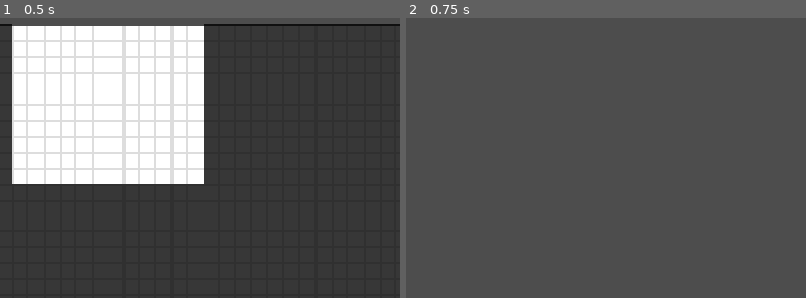
Above: before the commit, frames 1-2 (left to right).
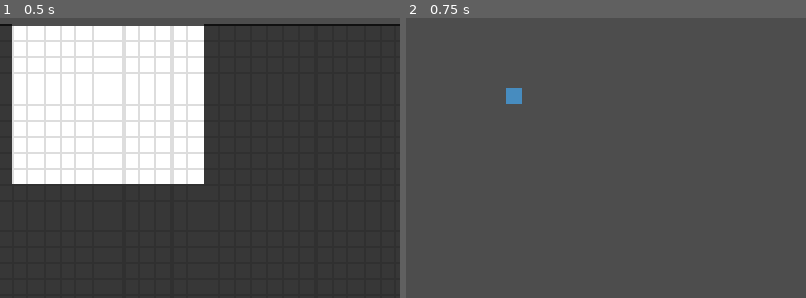
Above: after the commit, the same moments.

Repository: Cryatonic/mage-s-manor
Game: Godot game, scene res://scenes/test_game.tscn
The game is run twice, just before and just after one commit, with the same random seed, the same clock (stepped at 60 frames per second) and the same inputs. Before the commit the project has no main scene; this scene is started directly in both runs. The engine's default icon, where the game draws it, is replaced by a stand-in: a white triangle on a blue panel in a dark square.
Inputs:
- Up to frame 1 (0.5 s): no input
- Up to frame 2 (0.75 s): click "Upgrades" at 0.5 s
The pictures show only the part of the screen within x 36-86%, y 36-86%; the shares and areas given below are measured in that part.

Frame 1 is identical in both runs. In frame 2, 0.2% of the frame differs, in the area x 25-29%, y 25-31%.

Commit message:
Upgrades People
Getting the ability to purchase upgrades working.

Diff:
--- a/project.godot
+++ b/project.godot
@@ -11,6 +11,7 @@
 [application]
 
 config/name="Mage's Manor"
+run/main_scene="uid://jnodm4k3f7mc"
 config/features=PackedStringArray("4.7", "Forward Plus")
 config/icon="res://icon.svg"
 
@@ -47,6 +48,7 @@
 
 2d_physics/layer_1="SlotHitbox"
 2d_physics/layer_2="TilesetHitbox"
+2d_physics/layer_3="UpgradeHitbox"
 
 [physics]
 
--- a/scenes/base_upgrade.tscn
+++ b/scenes/Upgrades/base_upgrade.tscn
@@ -1,20 +1,25 @@
 [gd_scene format=3 uid="uid://tjsk5jpku4em"]
 
-[ext_resource type="Script" uid="uid://8opkcfhl0pg3" path="res://scripts/base_upgrade.gd" id="1_kcdhp"]
-[ext_resource type="Texture2D" uid="uid://bjwcc32w8nmiq" path="res://icon.svg" id="2_solpc"]
+[ext_resource type="Script" uid="uid://8opkcfhl0pg3" path="res://scripts/Upgrades/base_upgrade.gd" id="1_o0nn6"]
+[ext_resource type="Texture2D" uid="uid://bjwcc32w8nmiq" path="res://icon.svg" id="2_c1284"]
 
 [sub_resource type="RectangleShape2D" id="RectangleShape2D_1scci"]
 size = Vector2(16, 16)
 
 [node name="BaseUpgrade" type="Node2D" unique_id=670764094]
-script = ExtResource("1_kcdhp")
+script = ExtResource("1_o0nn6")
 
 [node name="Sprite2D" type="Sprite2D" parent="." unique_id=42463178]
-texture = ExtResource("2_solpc")
+texture = ExtResource("2_c1284")
 region_enabled = true
 region_rect = Rect2(64, 64, 16, 16)
 
 [node name="Area2D" type="Area2D" parent="." unique_id=1635833700]
+collision_layer = 4
+collision_mask = 4
 
 [node name="CollisionShape2D" type="CollisionShape2D" parent="Area2D" unique_id=783666390]
 shape = SubResource("RectangleShape2D_1scci")
+
+[connection signal="clicked" from="." to="." method="_on_clicked"]
+[connection signal="mouse_entered" from="Area2D" to="." method="_on_area_2d_mouse_entered"]
--- /dev/null
+++ b/scenes/Upgrades/efficient_research.tscn
@@ -0,0 +1,12 @@
+[gd_scene format=3 uid="uid://chx1ipunxn17g"]
+
+[ext_resource type="PackedScene" uid="uid://tjsk5jpku4em" path="res://scenes/Upgrades/base_upgrade.tscn" id="1_cpxc2"]
+[ext_resource type="Script" uid="uid://jx4l53c37814" path="res://scripts/Upgrades/efficient_research.gd" id="2_0ys48"]
+
+[node name="EfficientResearch" unique_id=670764094 instance=ExtResource("1_cpxc2")]
+script = ExtResource("2_0ys48")
+max_num_buy = 5
+upgrade_name = "Efficient Research"
+
+[node name="Sprite2D" parent="." index="0" unique_id=42463178]
+region_rect = Rect2(32, 32, 16, 16)
--- a/scenes/upgrades_screen.tscn
+++ b/scenes/upgrades_screen.tscn
@@ -1,6 +1,10 @@
 [gd_scene format=3 uid="uid://bntrvariu3era"]
 
 [ext_resource type="Script" uid="uid://cqplju3ptyay1" path="res://scripts/upgrade_screen.gd" id="1_mh8j6"]
+[ext_resource type="PackedScene" uid="uid://chx1ipunxn17g" path="res://scenes/Upgrades/efficient_research.tscn" id="2_iswj5"]
 
 [node name="UpgradesScreen" type="Node2D" unique_id=243193083]
 script = ExtResource("1_mh8j6")
+
+[node name="EfficientResearch" parent="." unique_id=670764094 instance=ExtResource("2_iswj5")]
+position = Vector2(400, 280)
--- /dev/null
+++ b/scripts/Upgrades/base_upgrade.gd
@@ -0,0 +1,69 @@
+extends Node2D
+class_name BaseUpgrade
+
+@warning_ignore("unused_signal")
+signal clicked
+
+@export var upgrades : Array[BaseUpgradeStrategy]
+
+@export var max_num_buy : int = 0
+var curr_num_buy : int = 0
+
+@export var upgrade_name : String = ""
+@export var upgrade_costs : Array[Array] = []
+
+
+# Called when the node enters the scene tree for the first time.
+func _ready() -> void:
+	set_upgrade_costs()
+	determine_upgrade_costs(upgrade_costs.duplicate())
+
+
+# Called every frame. 'delta' is the elapsed time since the previous frame.
+func _process(_delta: float) -> void:
+	pass
+
+func set_upgrade_costs() -> void:
+	pass
+
+func determine_upgrade_costs(up_list : Array[Array]) -> void:
+	var valid_upgrade_indexes : Array[int] = []
+
+	for u in range(0, upgrade_costs.size()):
+		#Check that variable is an 2-long Array
+		if up_list[u] is not Array: continue
+		if up_list[u].size() != 2: continue
+		#Check that first variable is a Resource key
+		if up_list[u][0] is not String: continue
+		if not ResourcesHolder.resources_held.has(up_list[u][0]): continue
+		#Check that second variable is an integer
+		if up_list[u][1] is not int: continue
+		valid_upgrade_indexes.append(u)
+
+	upgrade_costs.clear()
+	for i in valid_upgrade_indexes:
+		upgrade_costs.append(up_list[i])
+
+func buy_upgrade() -> void:
+	if curr_num_buy >= max_num_buy: return
+
+	var can_buy : bool = true
+
+	for cost in upgrade_costs:
+		if ResourcesHolder.resources_held[cost[0]] < cost[1] * (pow(2, curr_num_buy)):
+			can_buy = false
+			break
+
+	if can_buy:
+		curr_num_buy += 1
+		for cost in upgrade_costs:
+			ResourcesHolder.resources_held[cost[0]] -= cost[1]
+		print("y")
+
+func _on_area_2d_mouse_entered() -> void:
+	print(upgrade_name)
+
+
+func _on_clicked() -> void:
+	print(upgrade_name + " was clicked.")
+	buy_upgrade()
--- /dev/null
+++ b/scripts/Upgrades/base_upgrade_strategy.gd
@@ -0,0 +1,15 @@
+extends Resource
+class_name BaseUpgradeStrategy
+
+enum UpgradeTypes {Player, Building}
+#Player or Building Upgrade
+@export var type: UpgradeTypes
+
+enum ValidBuildings {Manor, Farm, Mine, Pasture}
+@export var buildings : Array[ValidBuildings]
+
+func add_upgrade(up_obj : Node2D) -> void:
+	pass
+
+func remove_upgrade(up_obj : Node2D) -> void:
+	pass
--- /dev/null
+++ b/scripts/Upgrades/efficient_research.gd
@@ -0,0 +1,7 @@
+extends BaseUpgrade
+class_name EfficResUpgrade
+
+func set_upgrade_costs() -> void:
+	upgrade_costs = [
+		["Knowledge", 25]
+	]
--- a/scripts/base_building.gd
+++ b/scripts/base_building.gd
@@ -33,6 +33,7 @@
 func toggle_active(toggle : bool) -> void:
 	active = toggle
 
+	build_piece_test.toggle_active(active)
 	if built: resource_generator.emit_signal("generating", active)
 
 func set_resource_and_shape() -> void:
--- a/scripts/base_upgrade.gd
+++ /dev/null
@@ -1,14 +0,0 @@
-extends Node2D
-class_name BaseUpgrade
-
-@export var upgrades : Array[BaseUpgradeStrategy]
-
-
-# Called when the node enters the scene tree for the first time.
-func _ready() -> void:
-	pass # Replace with function body.
-
-
-# Called every frame. 'delta' is the elapsed time since the previous frame.
-func _process(_delta: float) -> void:
-	pass
--- a/scripts/base_upgrade_strategy.gd
+++ /dev/null
@@ -1,6 +0,0 @@
-extends Resource
-class_name BaseUpgradeStrategy
-
-enum UpgradeTypes {Player, Building}
-#Player or Building Upgrade
-@export var type: UpgradeTypes
--- a/scripts/build_piece_test.gd
+++ b/scripts/build_piece_test.gd
@@ -106,3 +106,7 @@
 
 	global_position = total_glob_pos - total_pos
 	owner.built = true
+
+func toggle_active(toggle : bool) -> void:
+	for hb in hitbox_tiles.get_children():
+		hb.get_node("Area2D/CollisionShape2D").disabled = !toggle
--- a/scripts/farm_building.gd
+++ b/scripts/farm_building.gd
@@ -3,8 +3,8 @@
 
 func set_resource_and_shape() -> void:
 	resources = [
-		["Plant Products", 1.0, 2.5, 0.0],
-		["Food", 1.0, 2.5, 0.0]
+		["Plant Products", 1.0, 1.0, 2.5, 0.0],
+		["Food", 1.0, 1.0, 2.5, 0.0]
 	]
 
 	shape = [
--- a/scripts/game_screen.gd
+++ b/scripts/game_screen.gd
@@ -5,8 +5,8 @@
 
 var active : bool = true
 
-var clicked_obj : Node2D = null
-var hover_objs : Array = []
+#var clicked_obj : Node2D = null
+#var hover_objs : Array = []
 
 var build_mode : bool = true
 
@@ -33,37 +33,37 @@
 func _process(_delta: float) -> void:
 	if not active: return
 
-	hover_objs = get_objects_mouse_hover()
-	if clicked_obj != null:
-		clicked_obj.global_position = get_global_mouse_position()
-		if clicked_obj is BuildPieceTest:
-			clicked_obj.hovering()
+	#hover_objs = get_objects_mouse_hover()
+	if owner.clicked_obj != null:
+		owner.clicked_obj.global_position = get_global_mouse_position()
+		if owner.clicked_obj is BuildPieceTest:
+			owner.clicked_obj.hovering()
 
 func _input(event: InputEvent) -> void:
 	if not active: return
 
 	if event.is_action_pressed("select") and build_mode:
-		for obj in hover_objs:
+		for obj in owner.hover_objs:
 			#print(obj)
-			if obj == clicked_obj:
-				clicked_obj = null
+			if obj == owner.clicked_obj:
+				owner.clicked_obj = null
 				break
 			if obj is BuildPieceTest:
-				clicked_obj = obj
+				owner.clicked_obj = obj
 				break
-	if event.is_action_released("select") and clicked_obj != null:
-		if clicked_obj is BuildPieceTest: clicked_obj.slot()
-		clicked_obj = null
+	if event.is_action_released("select") and owner.clicked_obj != null:
+		if owner.clicked_obj is BuildPieceTest: owner.clicked_obj.slot()
+		owner.clicked_obj = null
 
 	if event.is_action_pressed("rotate_building") and build_mode:
-		if clicked_obj == null: pass
-		if clicked_obj is not BuildPieceTest: pass
-		clicked_obj.owner.rotation += PI/2
-		while clicked_obj.owner.rotation >= 2 * PI:
-			clicked_obj.owner.rotation -= 2 * PI
+		if owner.clicked_obj == null: pass
+		if owner.clicked_obj is not BuildPieceTest: pass
+		owner.clicked_obj.owner.rotation += PI/2
+		while owner.clicked_obj.owner.rotation >= 2 * PI:
+			owner.clicked_obj.owner.rotation -= 2 * PI
 
 	if event.is_action_pressed("select") and not build_mode:
-		for obj in hover_objs:
+		for obj in owner.hover_objs:
 			if obj is BuildPieceTest: obj.owner.work_click(2.0)
 
 	if event.is_action_pressed("toggle_build"):
@@ -106,5 +106,7 @@
 
 	visible = active
 
+	for hb in hitbox_layer.get_children():
+		hb.get_node("Area2D/CollisionShape2D").disabled = !active
 	for build : BaseBuilding in get_node("Buildings").get_children():
 			build.toggle_active(active)
--- a/scripts/manor.gd
+++ b/scripts/manor.gd
@@ -4,8 +4,8 @@
 
 func set_resource_and_shape() -> void:
 	resources = [
-	["Knowledge", 1.0, 1.0, 0.0],
-	["Arcane Esoterica", 1.0, 10.0, 0.0]
+	["Knowledge", 1.0, 1.0, 1.0, 0.0],
+	["Arcane Esoterica", 1.0, 1.0, 10.0, 0.0]
 ]
 	shape = [
 		[1,1,1,1,1,1,1],
--- a/scripts/mine_building.gd
+++ b/scripts/mine_building.gd
@@ -3,8 +3,8 @@
 
 func set_resource_and_shape() -> void:
 	resources = [
-		["Minerals", 3.0, 7.5, 0.0],
-		["Gold", 1.0, 15.0, 0.0]
+		["Minerals", 3.0, 1.0, 7.5, 0.0],
+		["Gold", 1.0, 1.0, 15.0, 0.0]
 	]
 	shape = [
 		[1,1,1],
--- a/scripts/pasture_building.gd
+++ b/scripts/pasture_building.gd
@@ -3,8 +3,8 @@
 
 func set_resource_and_shape() -> void:
 	resources = [
-		["Animal Products", 3.0, 7.5, 0.0],
-		["Food", 3.0, 7.5, 0.0]
+		["Animal Products", 3.0, 1.0, 7.5, 0.0],
+		["Food", 3.0, 1.0, 7.5, 0.0]
 	]
 
 	shape = [
--- a/scripts/resource_generator.gd
+++ b/scripts/resource_generator.gd
@@ -15,9 +15,9 @@
 #Plant Products: Research & Upgrades; also generates Food
 #Minerals: Research & Upgrades; also generates Gold
 
-#Resource name, Resource per Trigger, Timer to Trigger, Time since last Trigger
+#Resource name, Resource Base, Resource Multiplier, Timer to Trigger, Time since last Trigger
 @onready var resources : Array[Array] = [
-	["Knowledge", 1.0, 1.0, 0.0]
+	["Knowledge", 1.0, 1.0, 1.0, 0.0]
 ]
 var is_generating : bool = false
 
@@ -31,14 +31,14 @@
 func _process(_delta: float) -> void:
 	if not is_generating: return
 	for x in range(0, resources.size()):
-		resources[x][3] += _delta
-		while resources[x][3] >= resources[x][2]:
-			ResourcesHolder.emit_signal("get_resources", resources[x][0], resources[x][1])
-			resources[x][3] -= resources[x][2]
+		resources[x][4] += _delta
+		while resources[x][4] >= resources[x][3]:
+			ResourcesHolder.emit_signal("get_resources", resources[x][0], resources[x][1] * resources[x][2])
+			resources[x][4] -= resources[x][3]
 
 func do_work(work_power : float = 0.0):
 	for res in resources:
-		res[3] += (1 + work_power) / 60.0
+		res[4] += (1 + work_power) / 60.0
 
 func _on_generating(toggle: bool) -> void:
 	is_generating = toggle
@@ -48,13 +48,20 @@
 	#print(res_array)
 	var valid_indexes : Array[int] = []
 	for x in range(0, res_array.size()):
+		#Check that the Array object is another Array
 		if res_array[x] is not Array: continue
-		if res_array[x].size() != 4: continue
+		#Check that Array has 5 variables
+		if res_array[x].size() != 5: continue
+		#Check that first variable is a String that is a Resource key
 		if res_array[x][0] is not String: continue
 		if not ResourcesHolder.resources_held.has(res_array[x][0]): continue
+		#Check that the second and third variables are floats
 		if res_array[x][1] is not float: continue
-		if res_array[x][2] is not float or res_array[x][2] <= 0: continue
-		if res_array[x][3] is not float: continue
+		if res_array[x][2] is not float: continue
+		#Check that fourth variable is a float more than 0
+		if res_array[x][3] is not float or res_array[x][2] <= 0: continue
+		#Check that fifth variable is a float
+		if res_array[x][4] is not float: continue
 		valid_indexes.append(x)
 
 	resources.clear()
--- a/scripts/test_game.gd
+++ b/scripts/test_game.gd
@@ -5,12 +5,39 @@
 @onready var game_screen: GameScreen = $GameScreen
 @onready var upgrade_screen: UpgradesScreen = $UpgradesScreen
 
+var clicked_obj : Node2D = null
+var hover_objs : Array = []
+
 func _ready() -> void:
 	_on_game_screen_pressed()
 
 func _process(_delta: float) -> void:
-	pass
+	hover_objs = get_objects_mouse_hover()
 
+func get_objects_mouse_hover() -> Array:
+	var mouse_pos = get_global_mouse_position()
+	var space_state = get_world_2d().direct_space_state
+
+	var query = PhysicsPointQueryParameters2D.new()
+	query.position = mouse_pos
+	query.collide_with_areas = true
+	query.collide_with_bodies = true
+
+	var results = space_state.intersect_point(query)
+	#print(results)
+	var objects = []
+	for result in results:
+		objects.append(result.collider.owner)
+
+	var object_owners = []
+	for obj in objects:
+		if obj is SlotHitboxTest:
+			#print(obj)
+			object_owners.append(obj.parent)
+		else:
+			object_owners.append(obj)
+
+	return object_owners
 
 func _on_upgrades_screen_pressed() -> void:
 	print("upgrades")
--- a/scripts/upgrade_screen.gd
+++ b/scripts/upgrade_screen.gd
@@ -12,6 +12,12 @@
 func _process(_delta: float) -> void:
 	pass
 
+func _input(event: InputEvent) -> void:
+	if not active: return
+
+	if event.is_action_pressed("select"):
+		pass
+
 func toggle_active(toggle : bool) -> void:
 	active = toggle
 
Renamed: scripts/base_upgrade.gd.uid -> scripts/Upgrades/base_upgrade.gd.uid
Renamed: scripts/base_upgrade_strategy.gd.uid -> scripts/Upgrades/base_upgrade_strategy.gd.uid
Not shown, added: scripts/Upgrades/efficient_research.gd.uid
